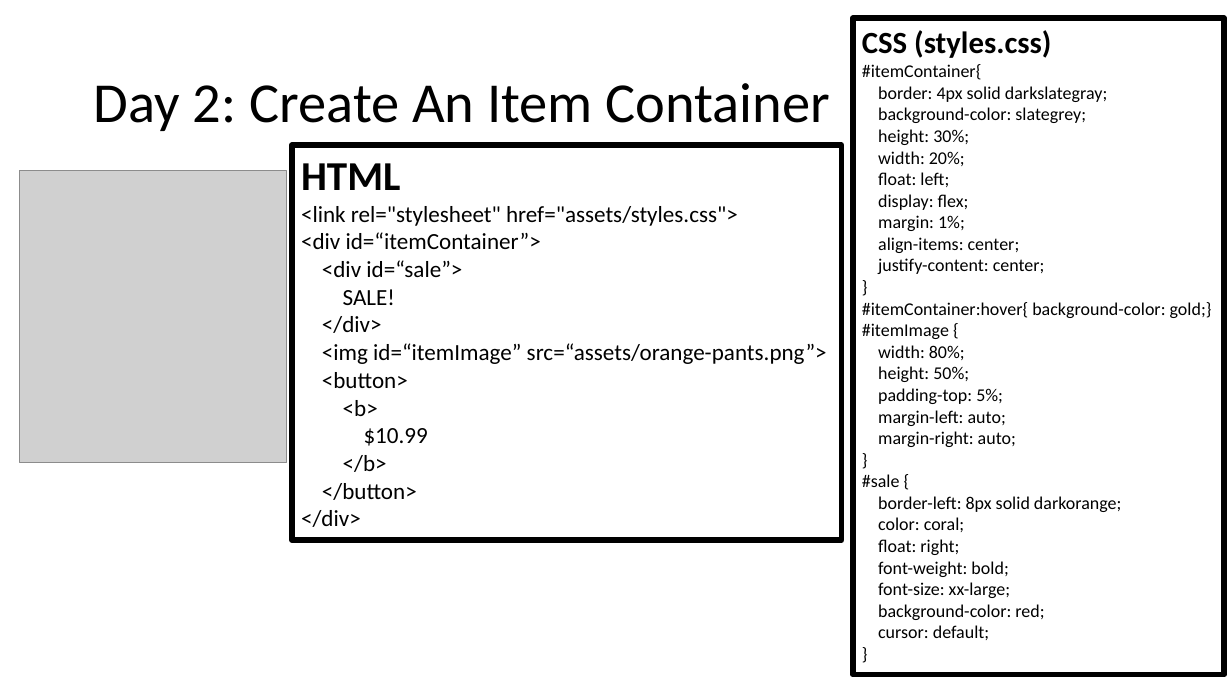
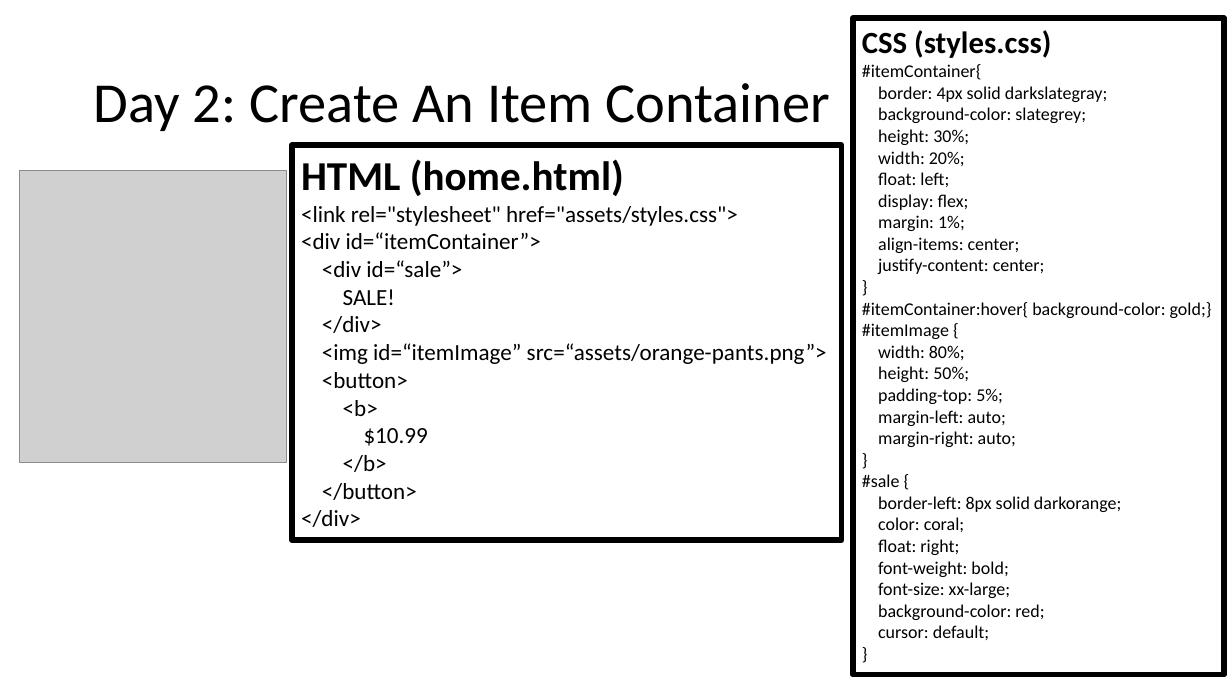
Before and after one commit to MrJoshGross/Course-Curricular-Material, a slide deck: slide 5 of Computer Science Discoveries/Projects/Project 3/Project 3 Checklist.pptx. Drawn at 1232x693 pixels with LibreOffice and Linux fonts; fonts in the diff are those of the drawing; grey boxes stand for pictures. Boxes give left, top, right and bottom in pixels: in the first picture for what was removed or moved away, otherwise in the second. Text is boxed around its words. In the diff, an @@ line names an element or a change of style, - is before the commit and + after.

```diff
--- a/Computer Science Discoveries/Projects/Project 3/Project 3 Checklist.pptx
+++ b/Computer Science Discoveries/Projects/Project 3/Project 3 Checklist.pptx
@@ text in rectangle at (301,159,624,196): text changed @@
-HTML
+HTML (home.html)
```
Also in this commit, not shown: 5 slides added, 1 other file.
